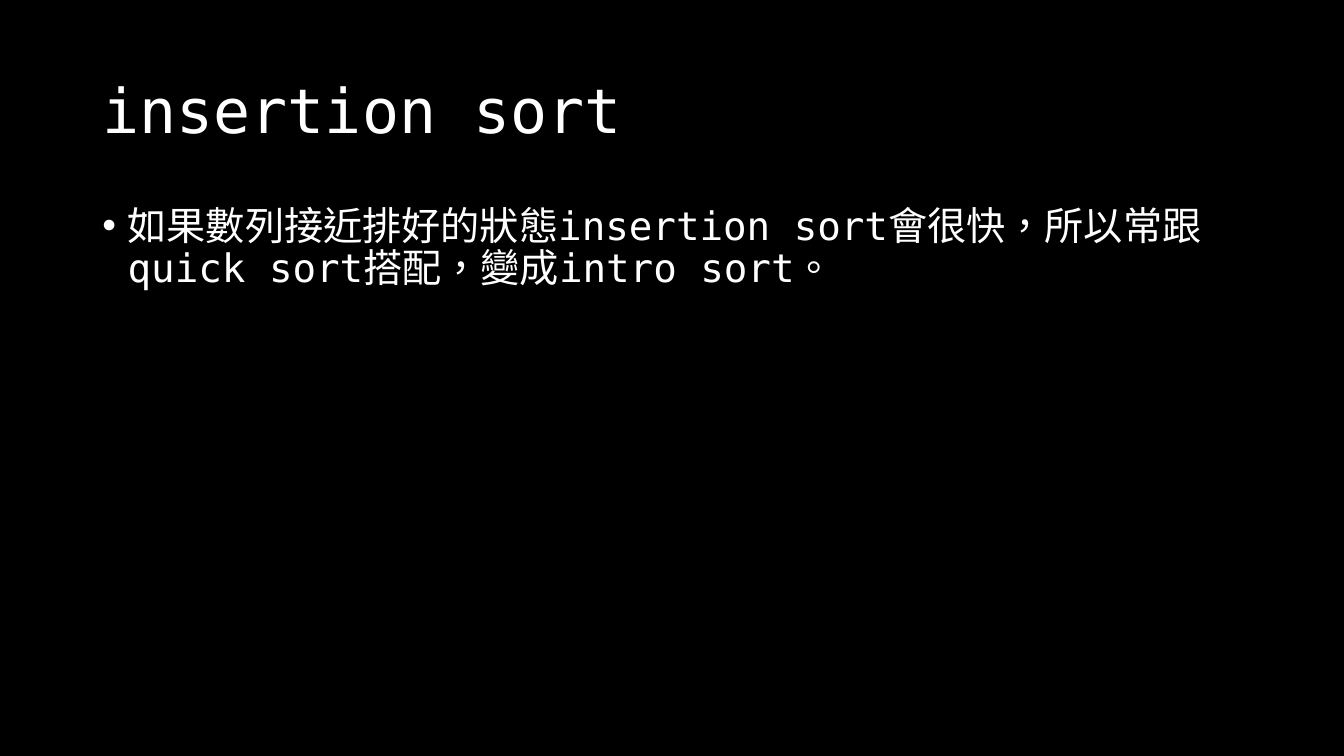
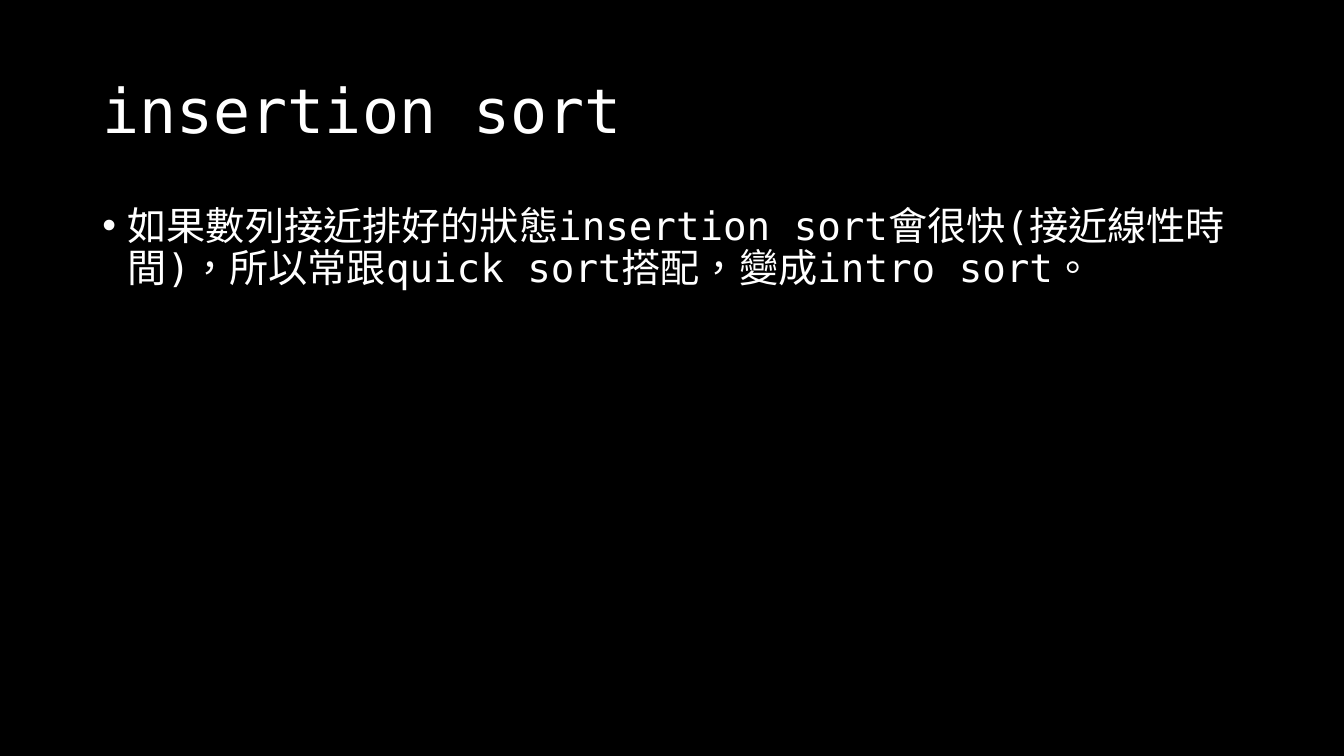
Before and after one commit to OEmiliatanO/those_c_prog_didnt_teach, a slide deck: slide 42 of Ch4/Ch4-algorithm.pptx. Drawn at 1344x756 pixels with LibreOffice and Linux fonts; fonts in the diff are those of the drawing. Boxes give left, top, right and bottom in pixels: in the first picture for what was removed or moved away, otherwise in the second. Text is boxed around its words. In the diff, an @@ line names an element or a change of style, - is before the commit and + after.

Commit message:
update ch4

```diff
--- a/Ch4/Ch4-algorithm.pptx
+++ b/Ch4/Ch4-algorithm.pptx
@@ text at [128, 207, 1225, 291]: text changed @@
-• 如果數列接近排好的狀態insertion sort會很快，所以常跟quick sort搭配，變成intro sort。
+• 如果數列接近排好的狀態insertion sort會很快(接近線性時間)，所以常跟quick sort搭配，變成intro sort。
```
Also in this commit, not shown: 2 other slides changed, 1 slide added.
